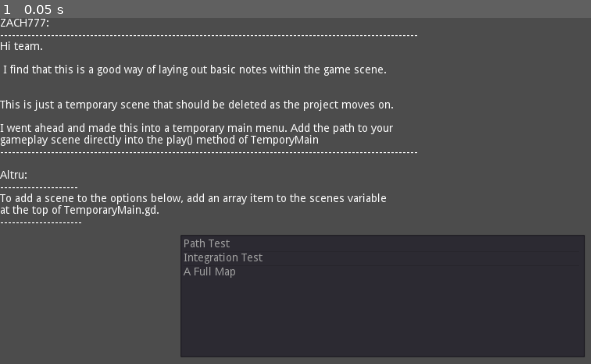
Above: before the commit, frame 1.
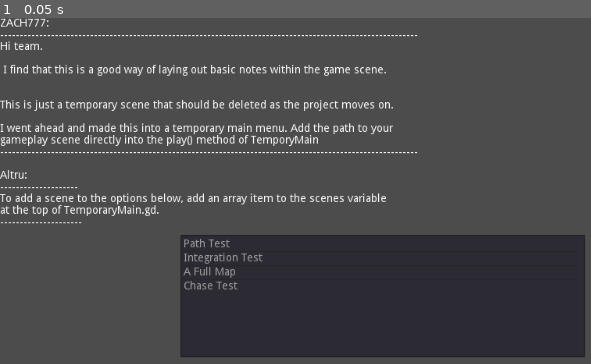
Above: after the commit, the same moment.

Repository: MxAshUp/godot-wild-jam-2
Game: Godot game, scene res://TemporaryMain.tscn
Same seed, same stepped clock (60 frames per second), same inputs: the game is played once before the commit and once after it. The engine's default icon, where the game draws it, is replaced by a stand-in: a white triangle on a blue panel in a dark square.
Inputs:
- Up to frame 1 (0.05 s): no input

The runs differ from the first frame. In frame 1, 0.1% of the frame differs, in the area x 31-41%, y 76-79%.

Commit message:
Added chase scene to global scene map

Diff:
--- a/Global/SceneBrowser.gd
+++ b/Global/SceneBrowser.gd
@@ -12,7 +12,8 @@
 export var scene_map : Dictionary = {
 	"Path Test": "res://PrototypeScenes/Patrol/PathTest.tscn",
 	"Integration Test": "res://PrototypeScenes/GameplayIntegration/Test-1.tscn",
-	"A Full Map": "res://PrototypeScenes/GameplayIntegration/AFullStage.tscn"
+	"A Full Map": "res://PrototypeScenes/GameplayIntegration/AFullStage.tscn",
+	"Chase Test": "res://PrototypeScenes/GameplayIntegration/GuardChase.tscn"
 }
 
 func change_scene( scene_name ):
